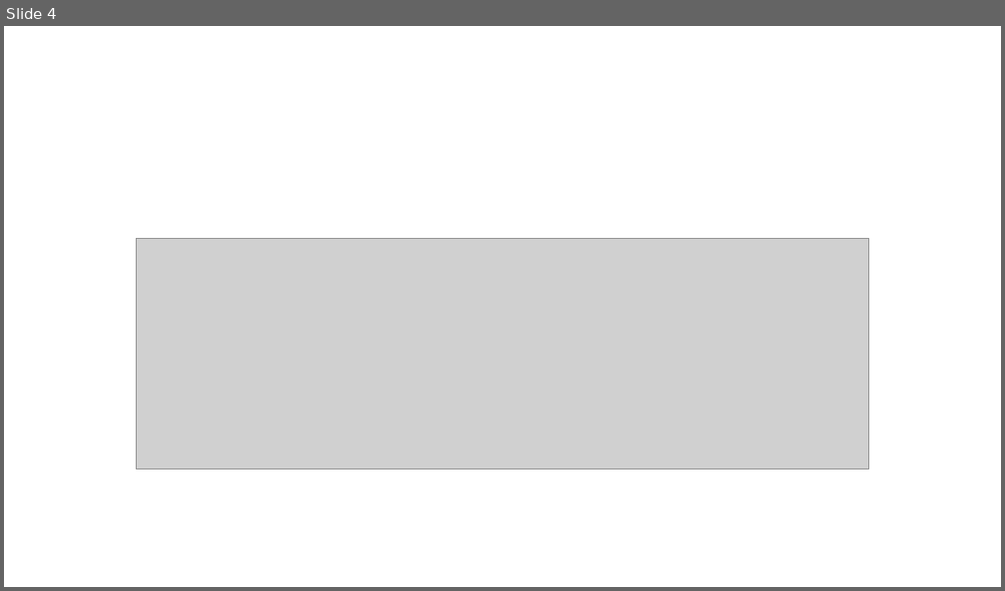
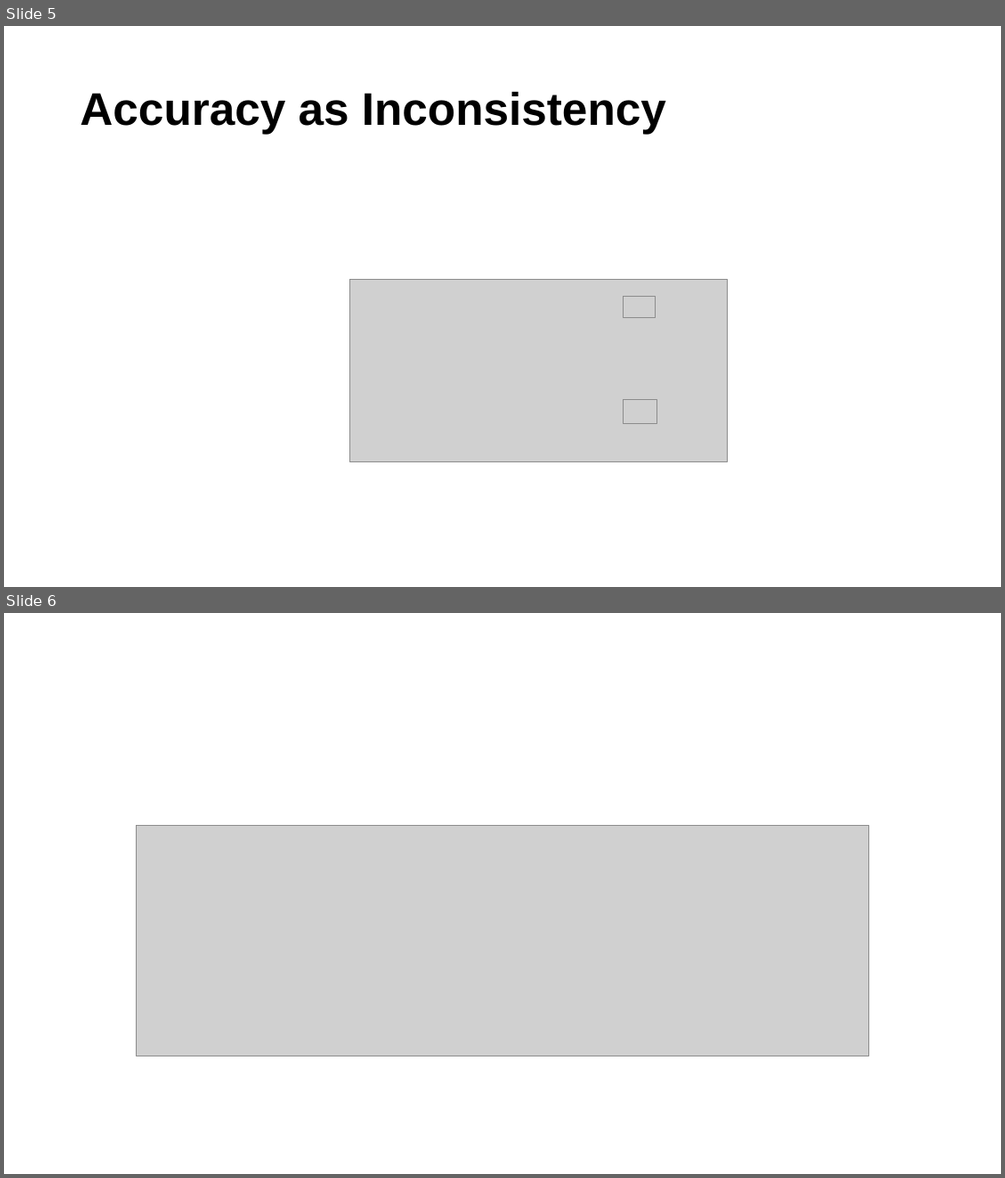
Before and after one commit to orichardson/pdg-expts, a slide deck: present/AISTATS-2022/one-true-loss.pptx. Shown one above the other, each under a label of ours: slide 4 before the commit, slides 5 and 6 after it. The pictures are 1005x591 and 1005x1178 pixels, drawn with LibreOffice and Linux fonts; fonts in the diff are those of the drawing; grey boxes stand for pictures. Boxes give left, top, right and bottom in pixels: in the first picture for what was removed or moved away, otherwise in the second. Text is boxed around its words. In the diff, an @@ line names an element or a change of style, - is before the commit and + after.

```diff
--- a/present/AISTATS-2022/one-true-loss.pptx
+++ b/present/AISTATS-2022/one-true-loss.pptx
@@ slide 5 added at bbox=[4, 26, 1001, 587], background #FFFFFF @@
@@ title added at bbox=[80, 91, 666, 134], 44 pt, text #000000, bold @@
+Accuracy as Inconsistency
@@ picture added at bbox=[350, 280, 728, 461] @@
@@ picture added at bbox=[623, 296, 655, 318] @@
@@ picture added at bbox=[623, 399, 657, 424] @@
@@ what was slide 4 is now slide 6 @@
```
Also in this commit, not shown: 2 slides changed, 4 other slides added, 2 slides removed.
